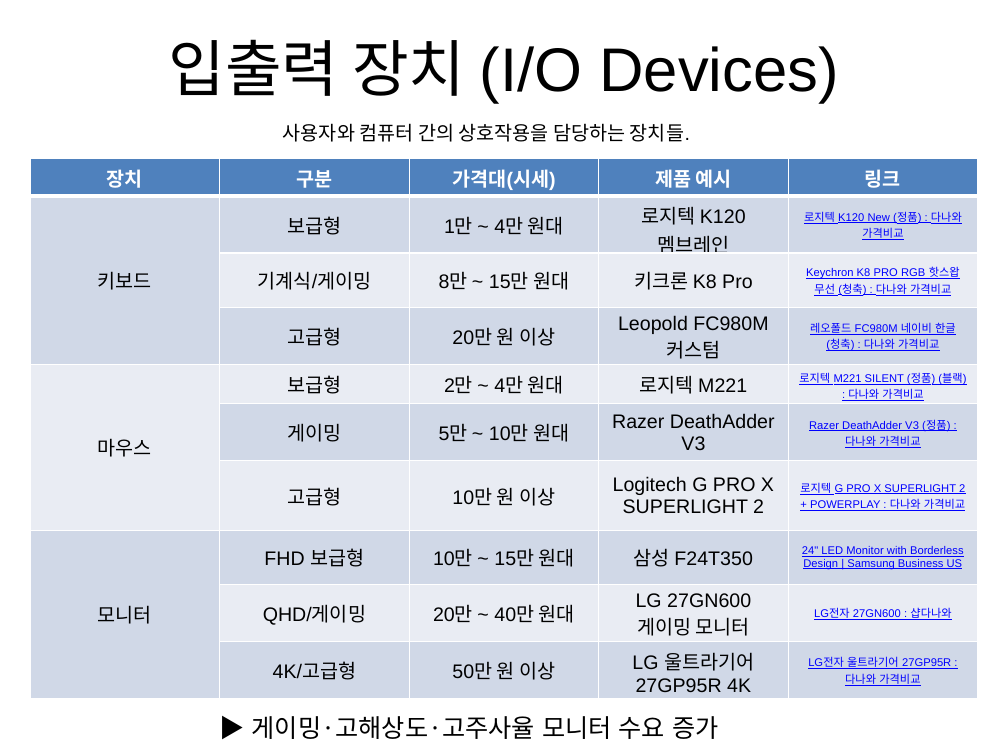
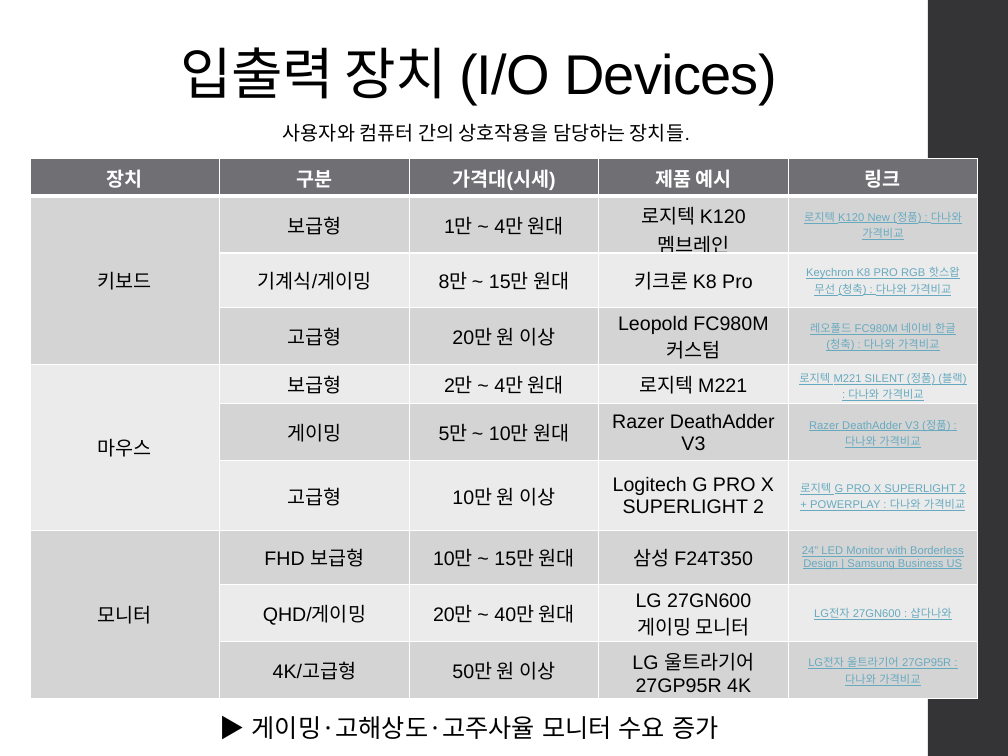
Before and after one commit to miju1234/assembly, a slide deck: slide 5 of 0918/제품가격조사.pptx. Drawn at 1008x756 pixels with LibreOffice and Linux fonts; fonts in the diff are those of the drawing. Boxes give left, top, right and bottom in pixels: in the first picture for what was removed or moved away, otherwise in the second. Text is boxed around its words. In the diff, an @@ line names an element or a change of style, - is before the commit and + after.

```diff
--- a/0918/제품가격조사.pptx
+++ b/0918/제품가격조사.pptx
@@ title "입출력 장치 (I/O Devices)": place and size @@
-title "입출력 장치 (I/O Devices)" at [169,39,839,102]
+title "입출력 장치 (I/O Devices)" at [181,47,777,103]
@@ title "입출력 장치 (I/O Devices)" at [181,47,777,103]: size 44 to 40 pt, letter spacing 0 to -0.5 pt; alignment centre to left; line spacing 1 to 0.9; vertical alignment middle to bottom @@
@@ rectangle added at [928,0,1008,756], fill #353537 @@
@@ table at [30,158,978,699] @@
@@ fill #4F81BD to #6F6F74 in row 1 @@
@@ fill #D0D8E8 to #D5D5D6 in 22 cells @@
@@ fill #E9EDF4 to #EBEBEB in 17 cells @@
@@ text colour #0000FF to #67AABF in "로지텍 K120 New (정품) : 다나와 가격비교", "Keychron K8 PRO RGB 핫스왑 무선 (청축) ...", "레오폴드 FC980M 네이비 한글 (청축) : 다나와 ...", "로지텍 M221 SILENT (정품) (블랙) : 다나와 ..." and 5 more places @@
```
Also in this commit, not shown: 4 other slides changed, 2 slides added, 1 slide removed.
